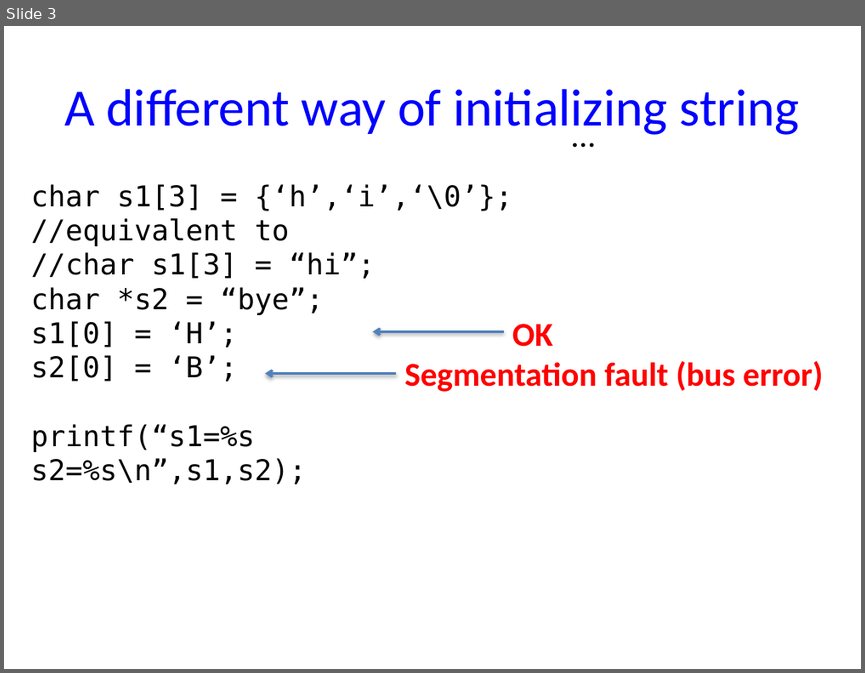
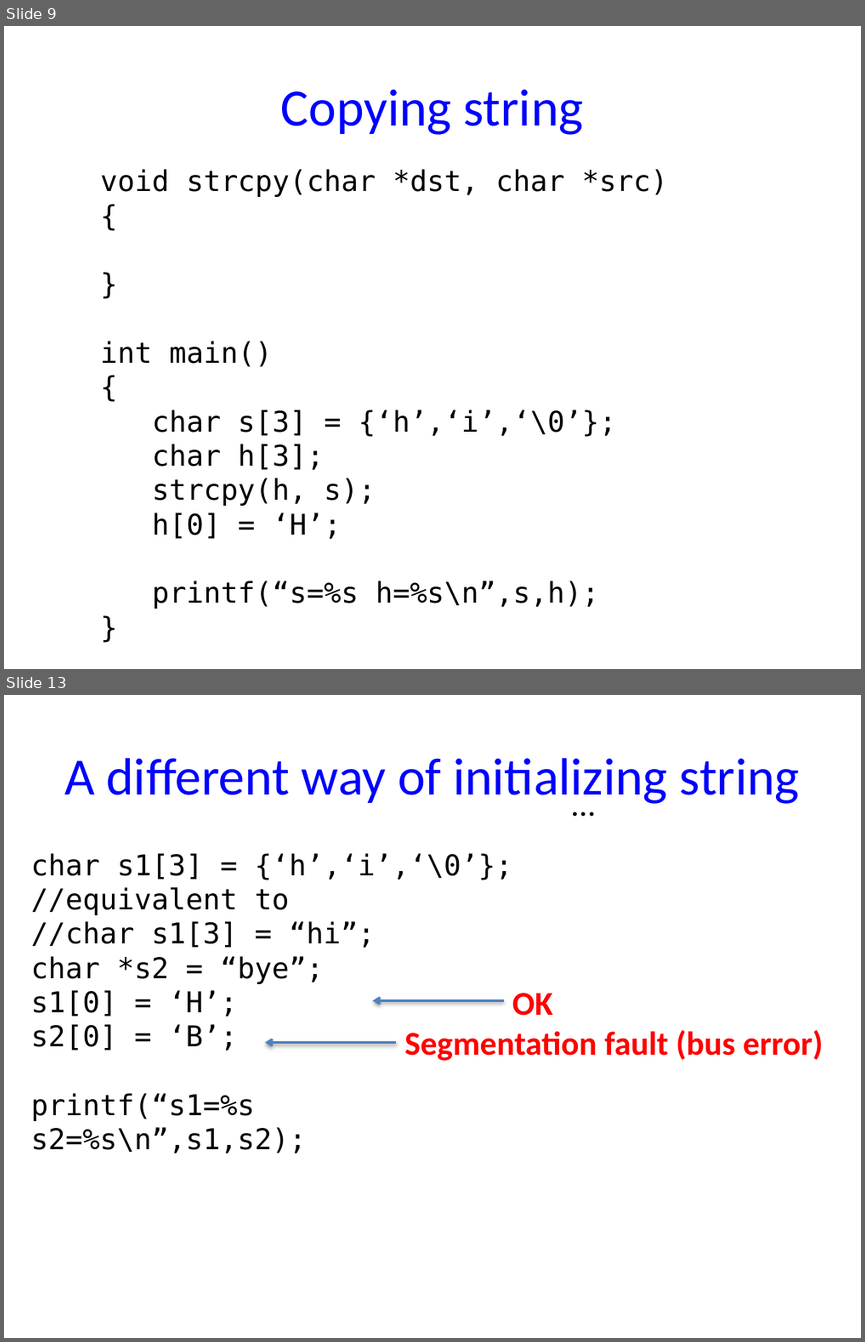
Before and after one commit to NYU-CSO/nyu-cso.github.io, a slide deck: notes/07-structs_malloc_2d.pptx. Shown one above the other, each under a label of ours: slide 3 before the commit, slides 9 and 13 after it; the slides between them are not shown. The pictures are 865x673 and 865x1342 pixels, drawn with LibreOffice and Linux fonts; fonts in the diff are those of the drawing. Boxes give left, top, right and bottom in pixels: in the first picture for what was removed or moved away, otherwise in the second. Text is boxed around its words. In the diff, an @@ line names an element or a change of style, - is before the commit and + after.

```diff
--- a/notes/07-structs_malloc_2d.pptx
+++ b/notes/07-structs_malloc_2d.pptx
@@ slide 9 added at box(4, 26, 861, 669), background #FFFFFF @@
@@ title added at box(281, 89, 583, 135), 44 pt, text #0000FF @@
+Copying string
@@ text added at box(100, 169, 668, 608), 24 pt, text #000000 @@
+void strcpy(char *dst, char *src)
+{
+}
+int main()
+{
+char s[3] = {‘h’,‘i’,‘\0’};
+char h[3];
+strcpy(h, s);
+h[0] = ‘H’;
+printf(“s=%s h=%s\n”,s,h);
+}
@@ what was slide 3 is now slide 13 @@
```
Also in this commit, not shown: 3 slides changed, 18 other slides added, 3 slides removed, 3 other files.
